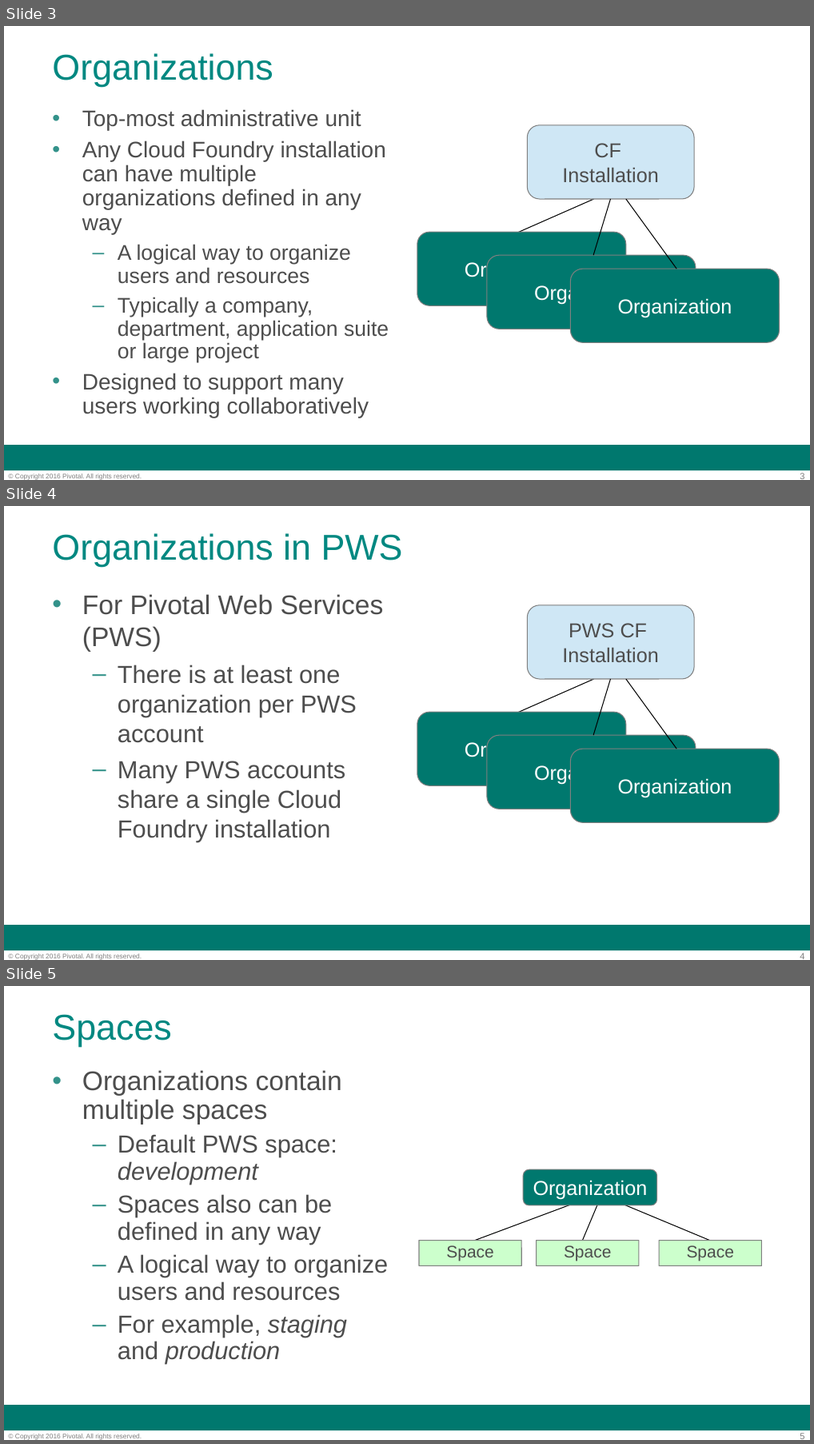
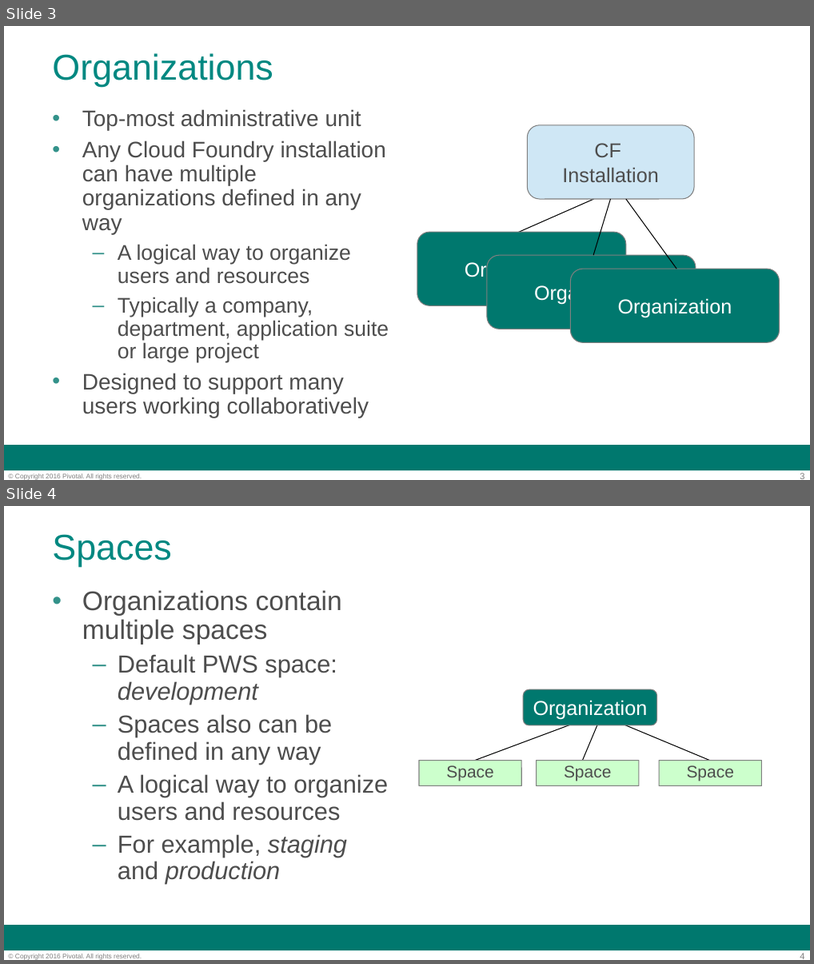
Before and after one commit to codehopper-uk/pcf-workshop, a slide deck: applications/slides/day-2/10-org-space-user-role.ppt. Shown one above the other, each under a label of ours: slides 3, 4 and 5 before the commit, slides 3 and 4 after it. The pictures are 814x1444 and 814x964 pixels, drawn with LibreOffice and Linux fonts; fonts in the diff are those of the drawing; background and template pictures are left out. Boxes give left, top, right and bottom in pixels: in the first picture for what was removed or moved away, otherwise in the second. Text is boxed around its words. In the diff, an @@ line names an element or a change of style, - is before the commit and + after.

```diff
--- a/applications/slides/day-2/10-org-space-user-role.ppt
+++ b/applications/slides/day-2/10-org-space-user-role.ppt
@@ slide 4 removed at [4,506,810,960], background #FFFFFF; not listed: 3 template elements that a slide beside it also shows @@
@@ title removed at [52,533,403,567] @@
-Organizations in PWS
@@ text removed at [82,594,384,842] @@
-• For Pivotal Web Services (PWS)
-  – There is at least one organization per PWS account
-  – Many PWS accounts share a single Cloud Foundry installation
@@ group removed at [418,605,780,822]: 4 rounded rectangles, 3 lines @@
-Organization
-PWS CF
-Installation
-Organization
-Organization
@@ what was slide 5 is now slide 4 @@
@@ page number at [800,952,805,959]: text changed @@
-5
+4
```
Also in this commit, not shown: 7 other files.
